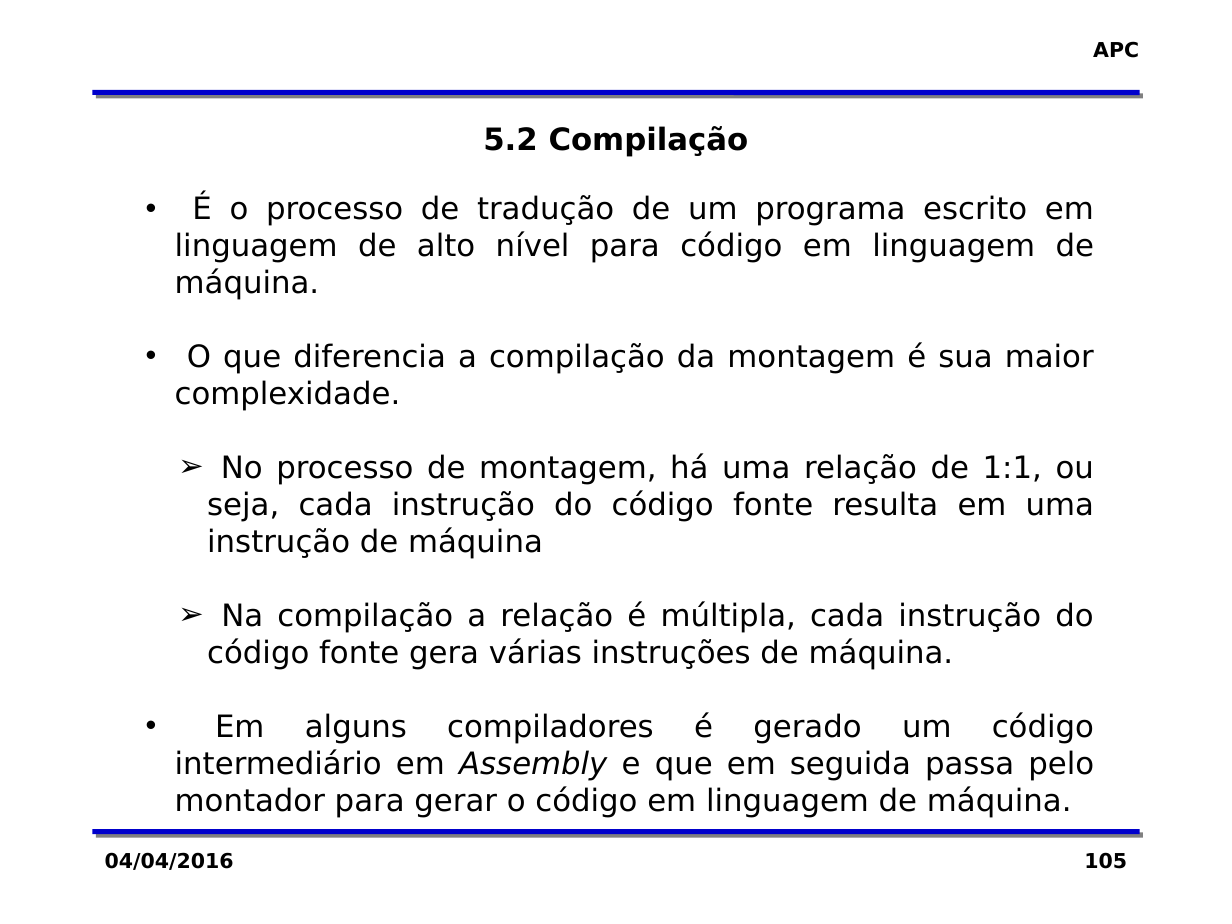
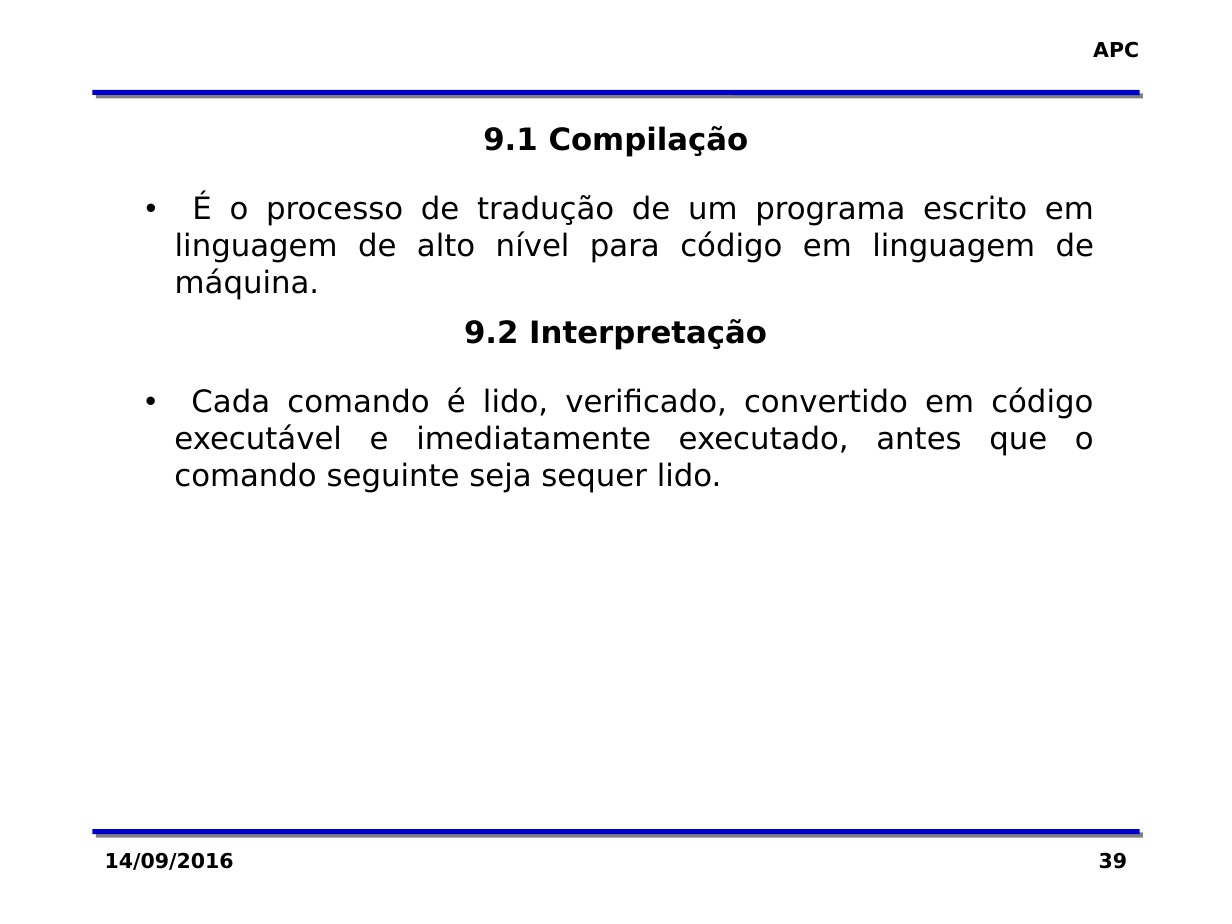
Before and after one commit to zaghetto/Algoritmos, a slide deck: slide 39 of MÓDULOS DE AULA/Módulo 02 - Organização Básica de um Computador.pptx (slide 105 before the commit). Drawn at 1232x924 pixels with LibreOffice and Linux fonts; fonts in the diff are those of the drawing; background and template pictures are left out. Boxes give left, top, right and bottom in pixels: in the first picture for what was removed or moved away, otherwise in the second. Text is boxed around its words. In the diff, an @@ line names an element or a change of style, - is before the commit and + after.

```diff
--- a/MÓDULOS DE AULA/Módulo 02 - Organização Básica de um Computador.pptx
+++ b/MÓDULOS DE AULA/Módulo 02 - Organização Básica de um Computador.pptx
@@ text at [483, 126, 749, 157]: text changed @@
-5.2 Compilação
+9.1 Compilação
@@ text added at [464, 319, 767, 350], 18 pt, text #000000, bold @@
+9.2 Interpretação
@@ text at [175, 342, 1094, 817]: paragraphs removed @@
-• O que diferencia a compilação da montagem é sua maior complexidade.
-  ➢ No processo de montagem, há uma relação de 1:1, ou seja, cada instrução do código fonte resulta em uma instrução de máquina
-  ➢ Na compilação a relação é múltipla, cada instrução do código fonte gera várias instruções de máquina.
-• Em alguns compiladores é gerado um código intermediário em Assembly e que em seguida passa pelo montador para gerar o código em linguagem de máquina.
@@ text added at [174, 387, 1094, 493], 18 pt, text #000000 @@
+• Cada comando é lido, verificado, convertido em código executável e imediatamente executado, antes que o comando seguinte seja sequer lido.
@@ text at [105, 852, 234, 870]: text changed @@
-04/04/2016
+14/09/2016
@@ page number at [1099, 852, 1127, 869]: text changed @@
-105
+39
```
Also in this commit, not shown: 38 other slides changed, 68 slides removed, 35 other files.
